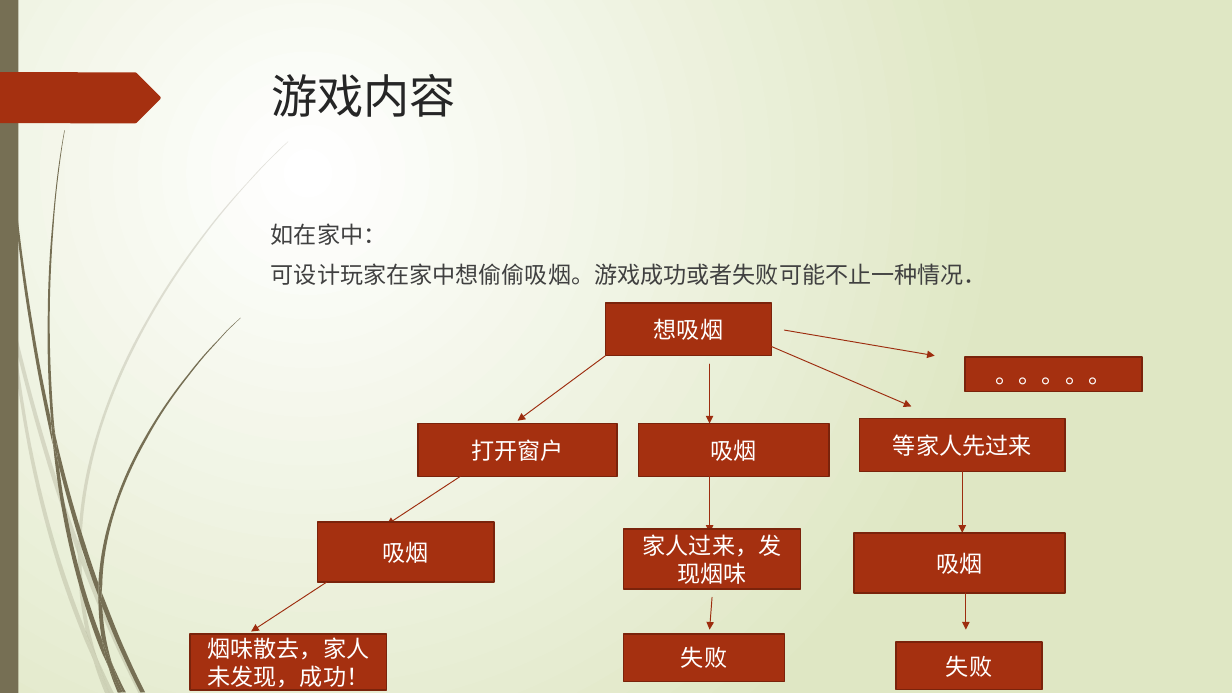
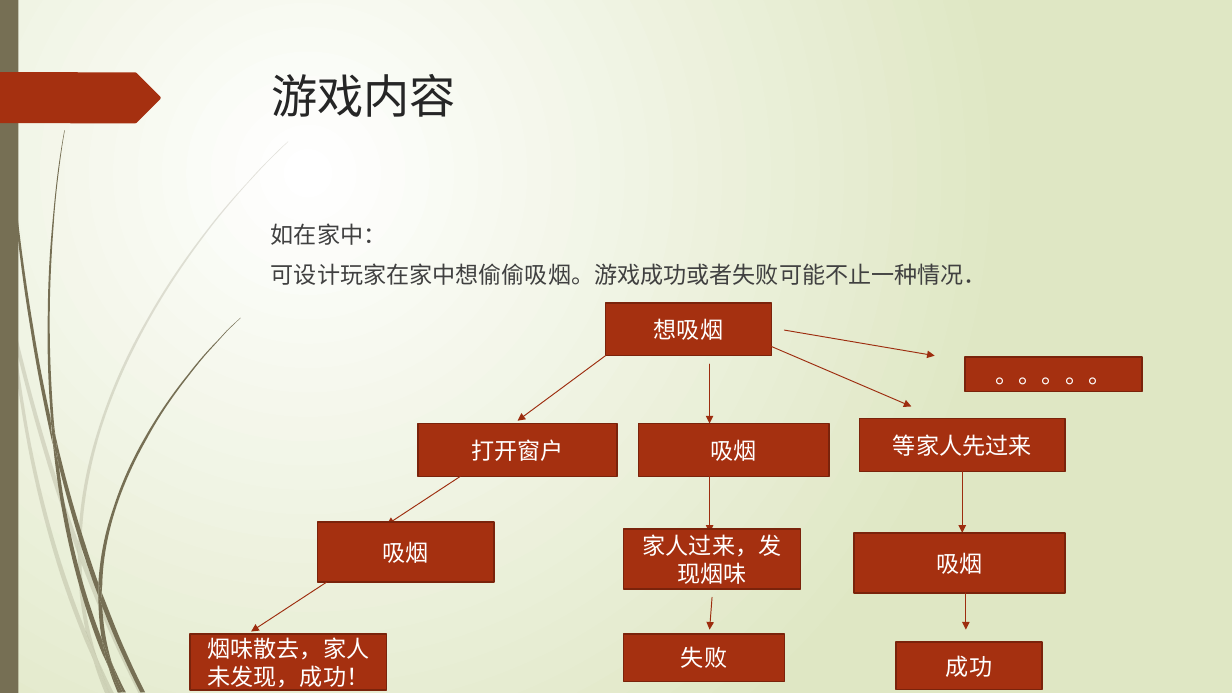
Before and after one commit to ThreePeopleGame/Death, a slide deck: slide 5 of Share/每周命题游戏设计/葛美玲/香烟.pptx. Drawn at 1232x693 pixels with LibreOffice and Linux fonts; fonts in the diff are those of the drawing. Boxes give left, top, right and bottom in pixels: in the first picture for what was removed or moved away, otherwise in the second. Text is boxed around its words. In the diff, an @@ line names an element or a change of style, - is before the commit and + after.

```diff
--- a/Share/每周命题游戏设计/葛美玲/香烟.pptx
+++ b/Share/每周命题游戏设计/葛美玲/香烟.pptx
@@ text in rectangle at bbox=[946, 655, 992, 677]: text changed @@
-失败
+成功
```
Also in this commit, not shown: 1 other file.
